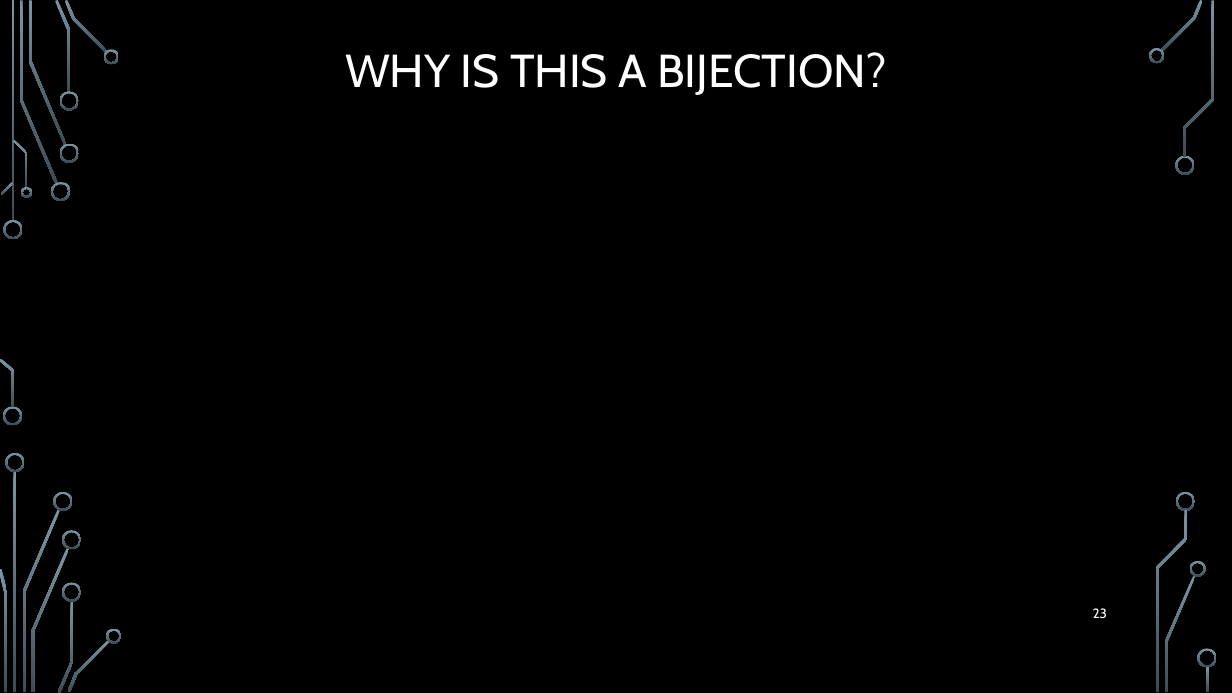
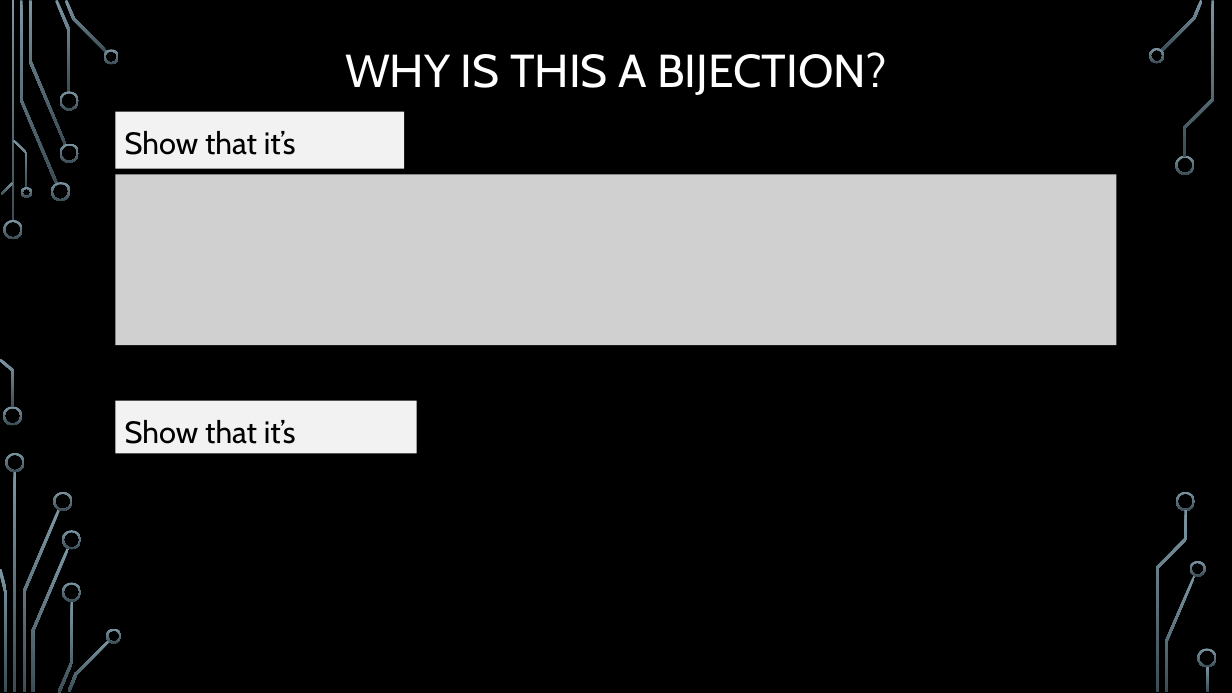
Before and after one commit to markfloryan/dmt2, a slide deck: slide 23 of slides/01-Cardinality.pptx. Drawn at 1232x693 pixels with LibreOffice and Linux fonts; fonts in the diff are those of the drawing; grey boxes stand for pictures; background and template pictures are left out. Boxes give left, top, right and bottom in pixels: in the first picture for what was removed or moved away, otherwise in the second. Text is boxed around its words. In the diff, an @@ line names an element or a change of style, - is before the commit and + after.

```diff
--- a/slides/01-Cardinality.pptx
+++ b/slides/01-Cardinality.pptx
@@ rectangle added at box(116, 112, 405, 169), fill #F2F2F2, 24 pt, text #000000 @@
+Show that it’s injective
@@ picture added at box(116, 175, 1116, 346) @@
@@ rectangle added at box(116, 401, 417, 454), fill #F2F2F2, 24 pt, text #000000 @@
+Show that it’s surjective
@@ page number removed at box(1093, 608, 1107, 618) @@
-23
```
Also in this commit, not shown: 3 other slides changed, 2 other files.
